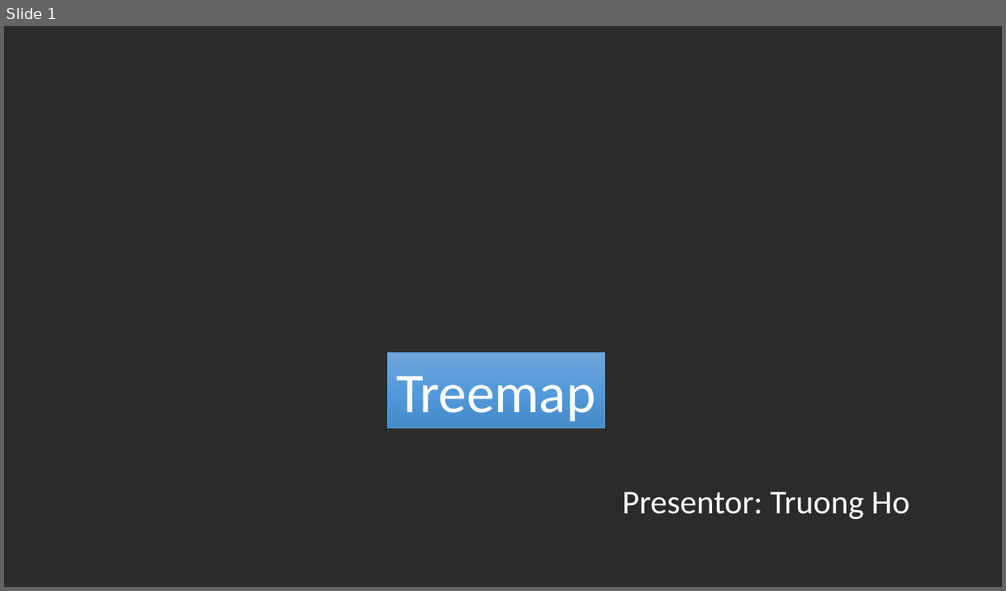
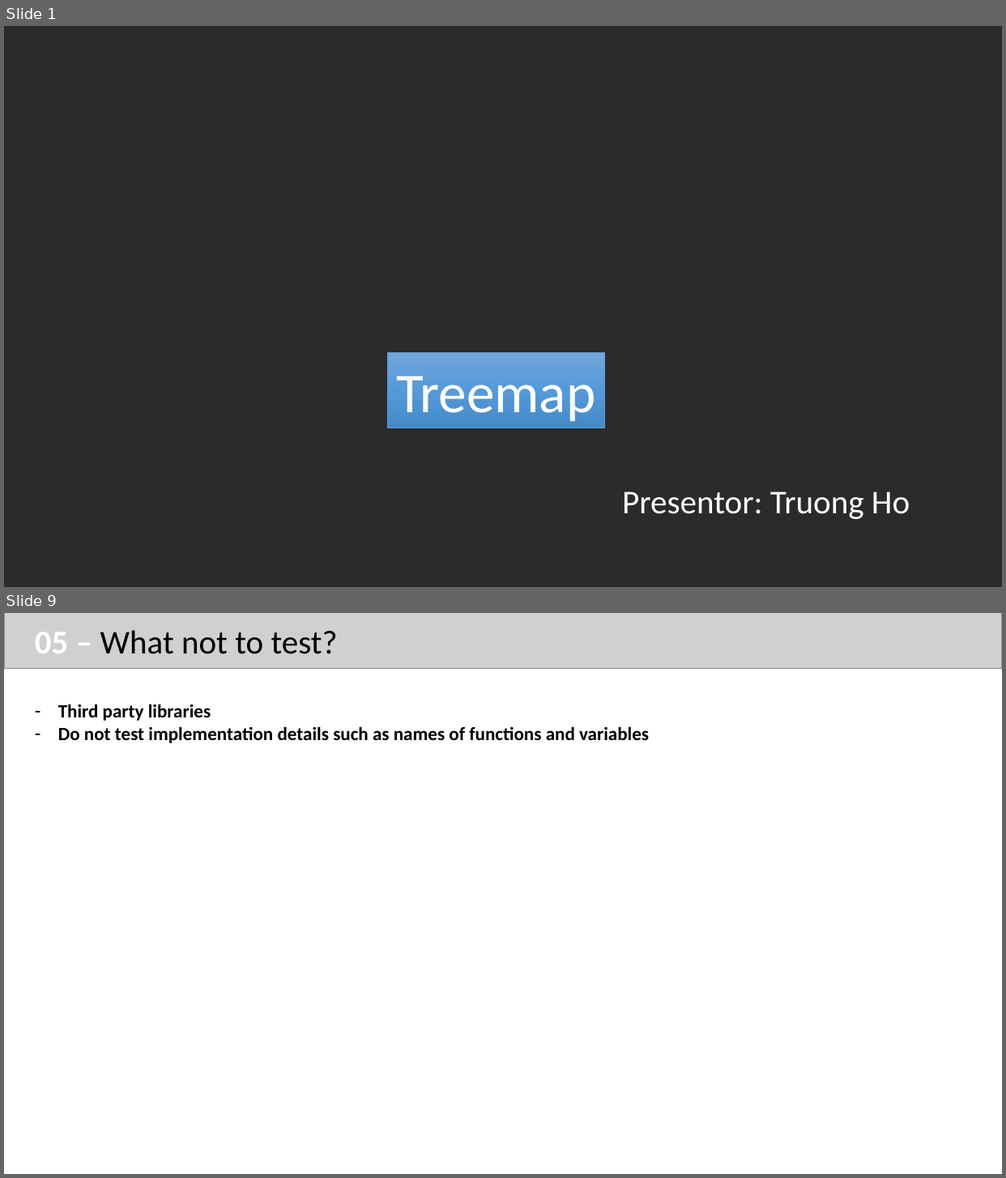
Before and after one commit to trungvn222/tranning-test, a slide deck: D3-training.pptx. Shown one above the other, each under a label of ours: slide 1 before the commit, slides 1 and 9 after it; the slides between them are not shown. The pictures are 1006x591 and 1006x1178 pixels, drawn with LibreOffice and Linux fonts; fonts in the diff are those of the drawing; grey boxes stand for pictures; background and template pictures are left out; a plain dark background stands for a picture behind light text. Boxes give left, top, right and bottom in pixels: in the first picture for what was removed or moved away, otherwise in the second. Text is boxed around its words. In the diff, an @@ line names an element or a change of style, - is before the commit and + after.

```diff
--- a/D3-training.pptx
+++ b/D3-training.pptx
@@ slide 9 added at <box>4,613,1002,1174</box>, background #FFFFFF @@
@@ picture added at <box>4,613,1002,668</box> @@
@@ text added at <box>35,630,338,654</box>, 32 pt, text #000000 @@
+05 – What not to test?
@@ text added at <box>58,704,649,743</box>, 18 pt, text #000000, bold @@
+– Third party libraries
+– Do not test implementation details such as names of functions and variables
```
Also in this commit, not shown: 7 other slides added, 4 slides removed, 4 other files.
